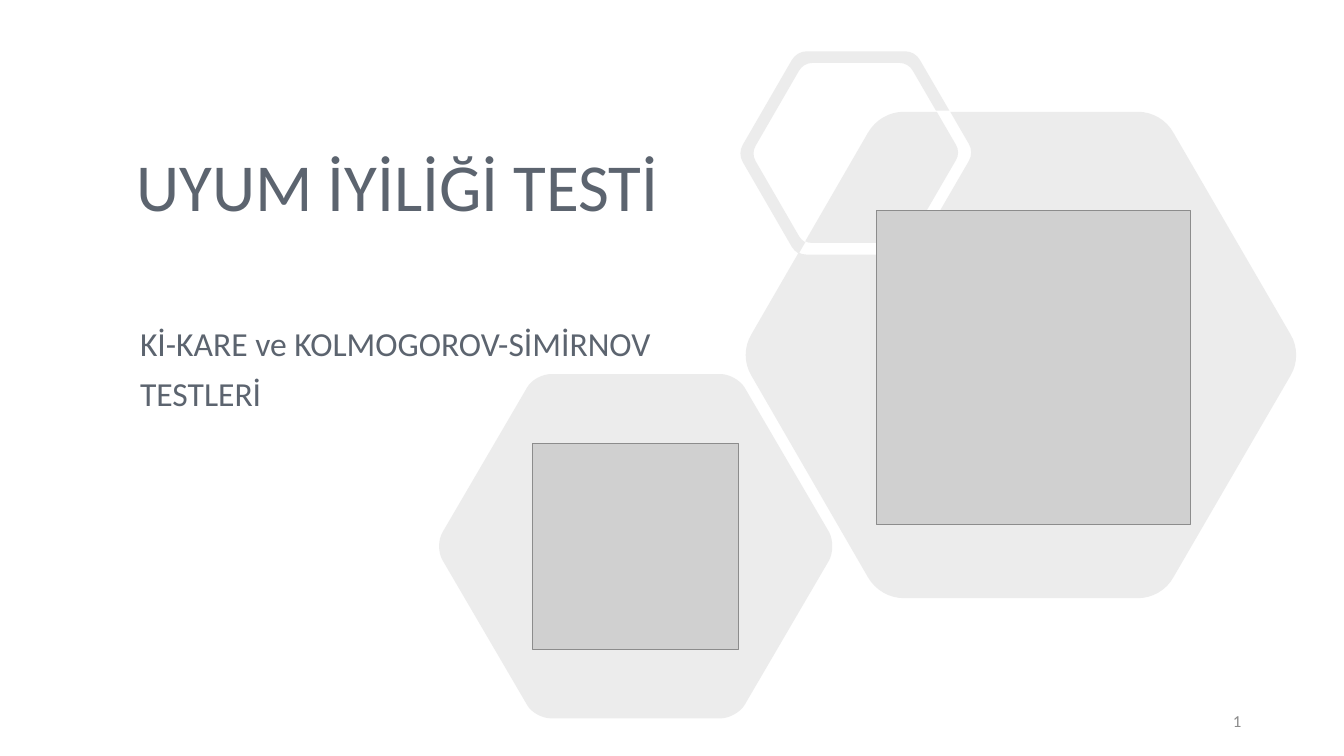
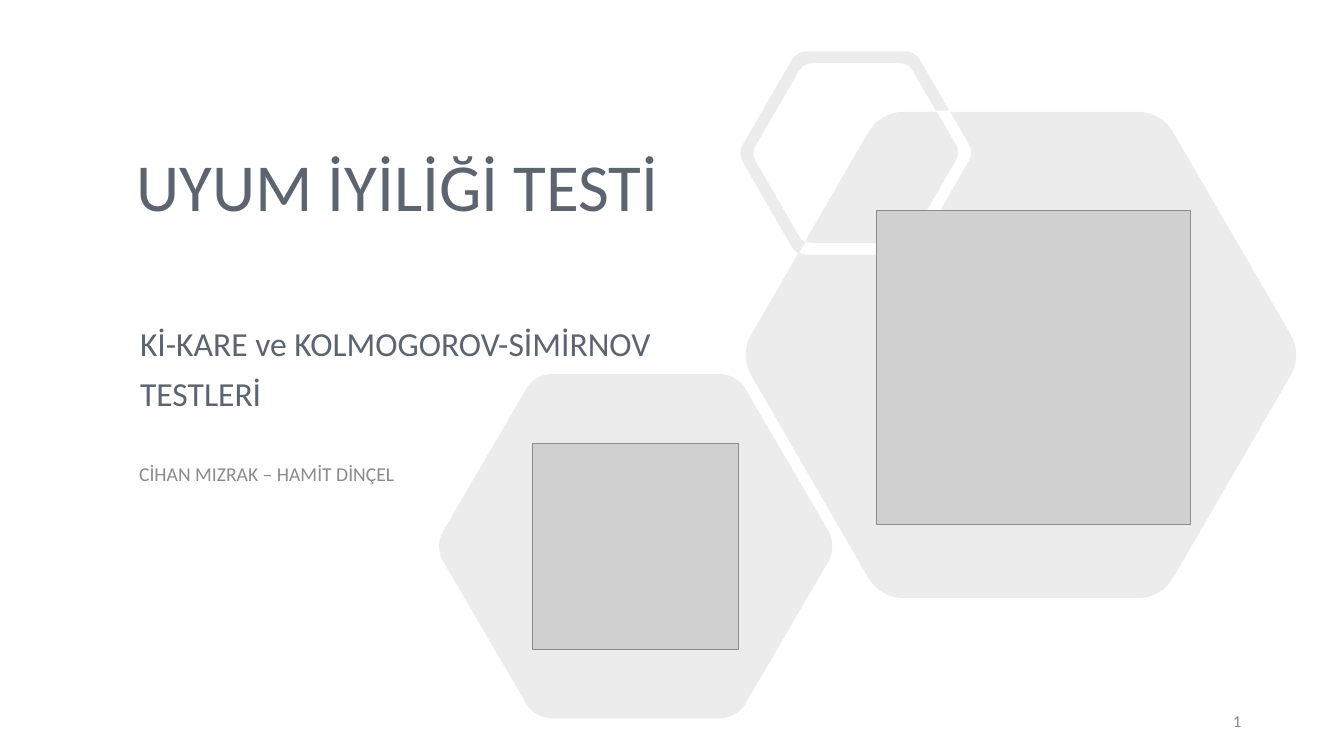
Before and after one commit to chnmzrkgithub/seminer, a slide deck: slide 1 of cihan.pptx. Drawn at 1344x756 pixels with LibreOffice and Linux fonts; fonts in the diff are those of the drawing; grey boxes stand for pictures. Boxes give left, top, right and bottom in pixels: in the first picture for what was removed or moved away, otherwise in the second. Text is boxed around its words. In the diff, an @@ line names an element or a change of style, - is before the commit and + after.

```diff
--- a/cihan.pptx
+++ b/cihan.pptx
@@ text added at [139, 465, 394, 484], 14 pt, text #8C8C8C @@
+CİHAN MIZRAK – HAMİT DİNÇEL
```
Also in this commit, not shown: 5 other slides changed, 1 slide added, 2 slides removed.
